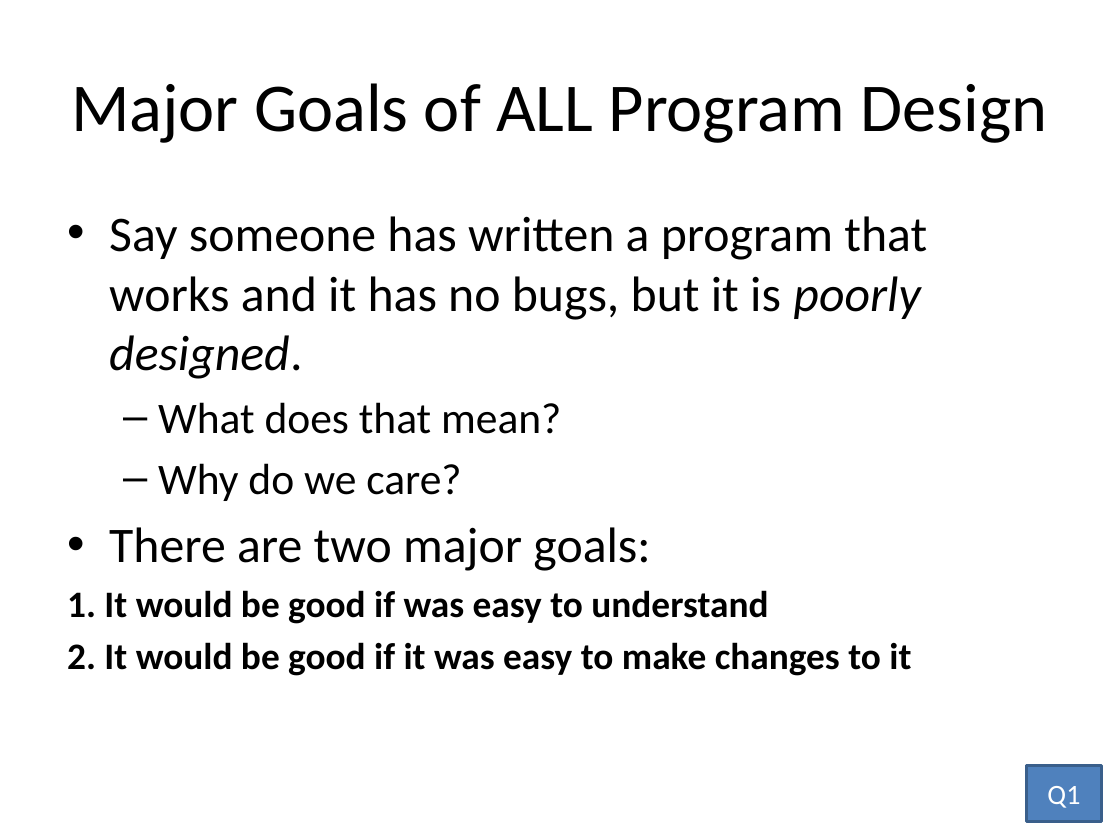
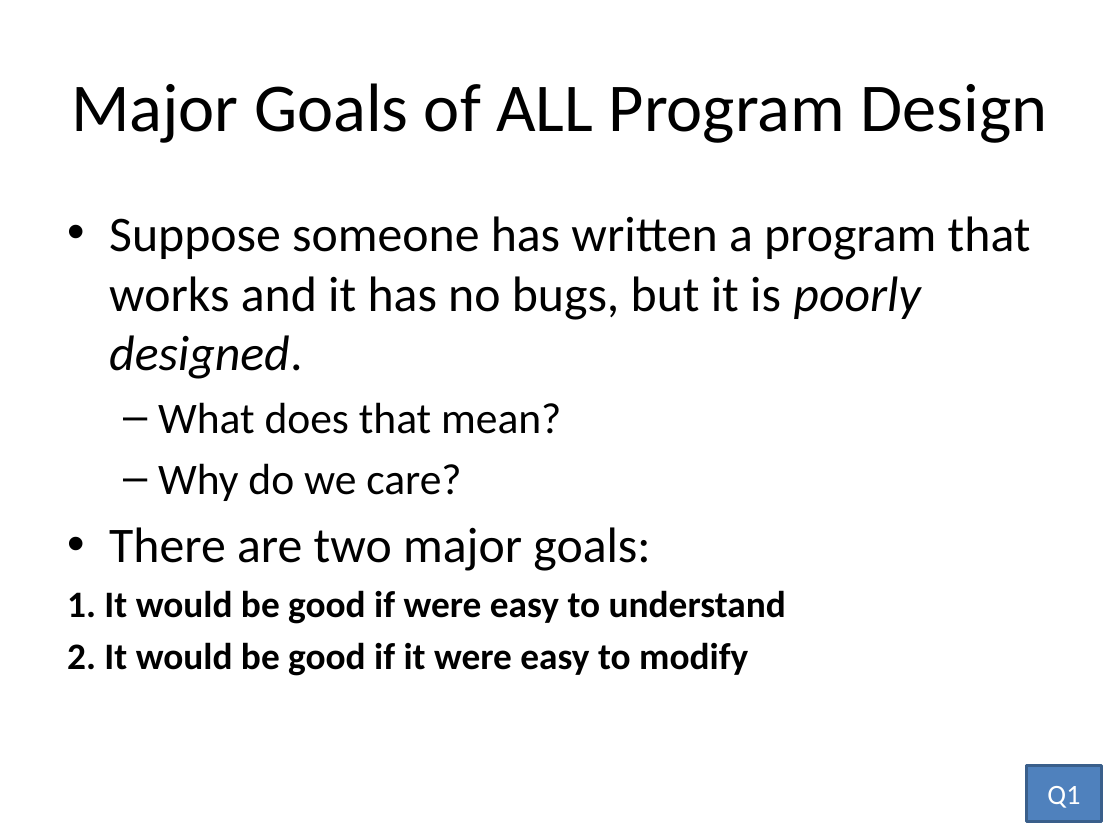
Before and after one commit to RHIT-CSSE/csse220, a slide deck: slide 12 of ClassMaterials/Encapsulation/Slides/Encapsulation.pptx (slide 11 before the commit). Drawn at 1120x840 pixels with LibreOffice and Linux fonts; fonts in the diff are those of the drawing. Boxes give left, top, right and bottom in pixels: in the first picture for what was removed or moved away, otherwise in the second. Text is boxed around its words. In the diff, an @@ line names an element or a change of style, - is before the commit and + after.

```diff
--- a/ClassMaterials/Encapsulation/Slides/Encapsulation.pptx
+++ b/ClassMaterials/Encapsulation/Slides/Encapsulation.pptx
@@ text at box(109, 216, 1031, 379): text changed @@
-• Say someone has written a program that works and it has no bugs, but it is poorly designed.
+• Suppose someone has written a program that works and it has no bugs, but it is poorly designed.
@@ text at box(104, 590, 786, 676): text changed @@
-1. It would be good if was easy to understand
-2. It would be good if it was easy to make changes to it
+1. It would be good if were easy to understand
+2. It would be good if it were easy to modify
```
Also in this commit, not shown: 18 other slides changed, 3 slides added, 3 slides removed.
